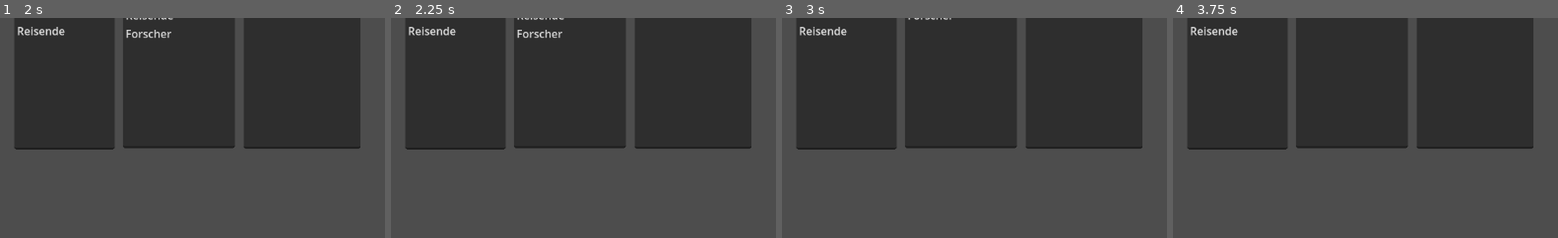
Above: before the commit, frames 1-4 (left to right).
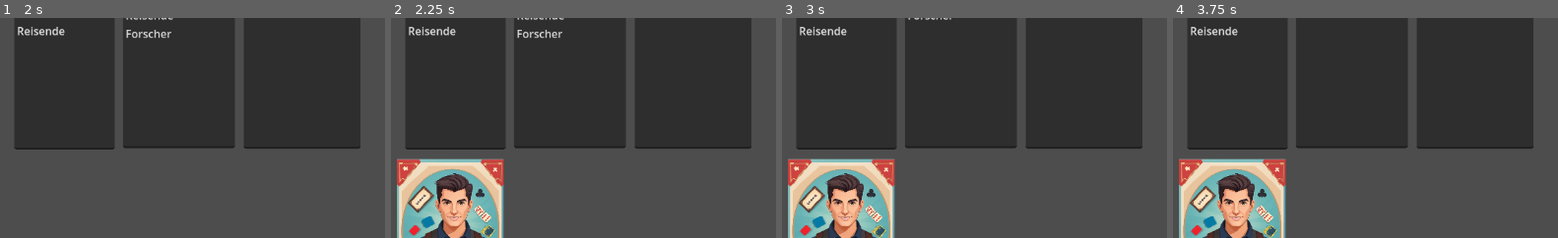
Above: after the commit, the same moments.

Repository: AdminL3/El-Dorado-Assistent
Game: Godot game, scene res://scenes/game.tscn
Two runs of this game, one before a commit and one after it. Both use one fixed random seed, a clock stepped at 60 frames per second and the inputs below. The engine's default icon, where the game draws it, is replaced by a stand-in: a white triangle on a blue panel in a dark square.
Inputs (mouse positions are % of the whole screen's width and height, from its top left):
- Up to frame 1 (2 s): click (39, 59) at 0.52 s; type "12" at 0.6 s; click "Load Data" at 1.25 s
- Up to frame 2 (2.25 s): click "Add card" at 2 s
- Up to frame 3 (3 s): click "Play" at 2.75 s
- Up to frame 4 (3.75 s): click "Play" at 3.5 s
The pictures show only the part of the screen within x 0-50%, y 50-100%; the shares and areas given below are measured in that part.

Frame 1 is identical in both runs. In frame 2, 9.7% of the frame differs, in the area x 1-30%, y 63-100%; in frame 3, 9.7%; in frame 4, 9.7%.
Error before the commit: Invalid operands 'Nil' and 'int' in operator '-'. (res://scripts/manager.gd:366)
Error after the commit: Attempt to call function 'get_var' in base 'null instance' on a null instance. (res://scripts/manager.gd:341)

Commit message:
we can control children and access them
we just need to put them in the right spot

Diff:
--- a/scenes/card.tscn
+++ b/scenes/card.tscn
@@ -1,16 +1,19 @@
 [gd_scene load_steps=3 format=3 uid="uid://c1v8p8x7uobfs"]
 
-[ext_resource type="Texture2D" uid="uid://de24cmjptlbe4" path="res://icon.svg" id="1_8rgwj"]
+[ext_resource type="Texture2D" uid="uid://bxk01vr3rj6d0" path="res://assets/Default_create_one_board_game_card_with_a_banner_at_the_top_wi_2.jpg" id="1_jae10"]
 
 [sub_resource type="RectangleShape2D" id="RectangleShape2D_4n70p"]
-size = Vector2(128, 128)
+size = Vector2(156, 224)
 
 [node name="Card" type="Area2D"]
 
 [node name="Sprite" type="Sprite2D" parent="."]
-position = Vector2(64, 64)
-texture = ExtResource("1_8rgwj")
+position = Vector2(78, 112)
+scale = Vector2(0.206623, 0.206622)
+texture = ExtResource("1_jae10")
+region_enabled = true
+region_rect = Rect2(70, 50, 755.591, 1081.29)
 
 [node name="CollisionShape" type="CollisionShape2D" parent="."]
-position = Vector2(64, 64)
+position = Vector2(78, 112)
 shape = SubResource("RectangleShape2D_4n70p")
--- a/scenes/game.tscn
+++ b/scenes/game.tscn
@@ -125,10 +125,10 @@
 [node name="Control" type="Control" parent="."]
 layout_mode = 3
 anchors_preset = 0
-offset_left = 36.0
-offset_top = 533.0
-offset_right = 575.0
-offset_bottom = 635.0
+offset_left = 32.0
+offset_top = 532.0
+offset_right = 632.0
+offset_bottom = 634.0
 
 [connection signal="pressed" from="Buy" to="." method="_on_buycard_0_pressed"]
 [connection signal="pressed" from="Play" to="." method="testplay"]
--- a/scripts/manager.gd
+++ b/scripts/manager.gd
@@ -357,18 +357,23 @@
 
 
 @onready var control = $Control
-var control_size #site of control node for centering
+
+
+
 var scene = preload("res://scenes/card.tscn")
-var card_width = 128 # Width of each card
-var num_cards = 5 # Total number of cards to spawn
-var total_width = card_width * num_cards
-
-var start_x = (control_size - total_width) / 2 # Centering the cards
-
-var next_position = Vector2(start_x, 0) # Starting position for the first card
-var offset = Vector2(card_width, 0) # Change this value to the width of your card
 func _on_button_pressed():
 	var instance = scene.instantiate()
-	instance.position = next_position
 	control.add_child(instance)
-	next_position += offset # Update the position for the next card
+	sortcards()
+
+func sortcards():
+	var node_width = 70
+	var control_width = 700
+	var children = control.get_children()
+	for i in children.size():
+		var x_position = i * node_width
+		if x_position + node_width <= control_width:
+			print(children[i])
+			#do smth for every node
+		else:
+			break  # Stop if nodes exceed control width
